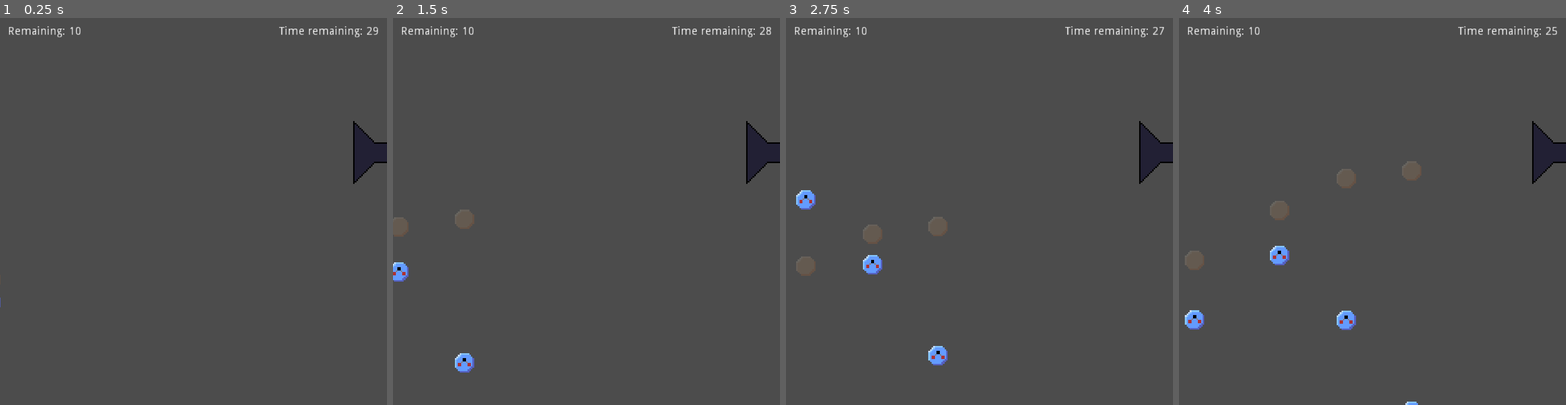
Above: before the commit, frames 1-4 (left to right).
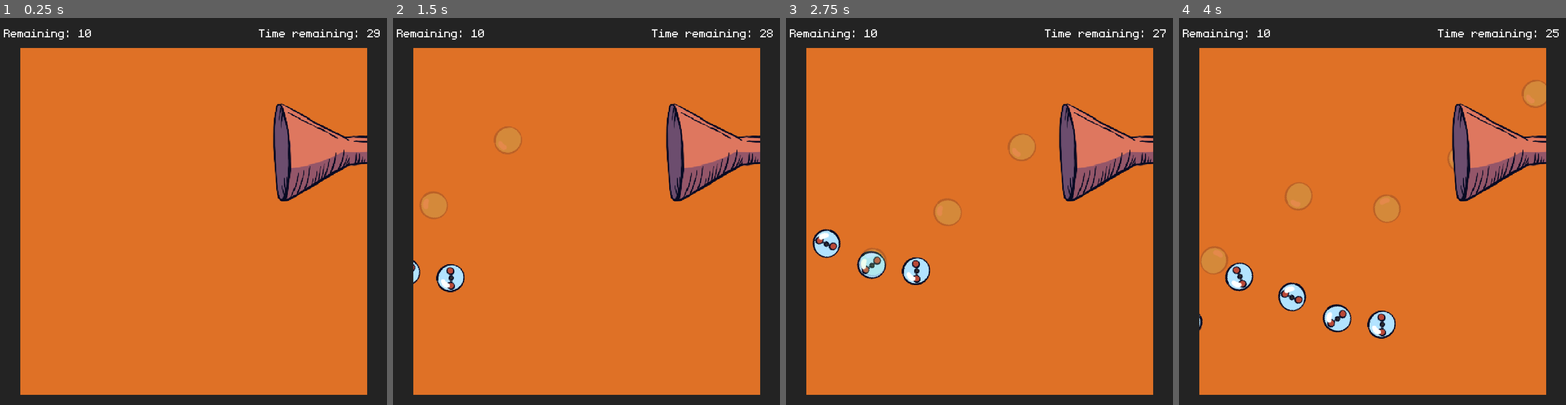
Above: after the commit, the same moments.

Repository: alessandrobason/ASGJam
Game: Godot game, scene res://Scenes/Funnel.tscn
Same seed, same stepped clock (60 frames per second), same inputs: the game is played once before the commit and once after it. The project has no main scene, so this scene is started directly.
Inputs (mouse positions are in pixels of both pictures, inside the frame that each line leads up to):
- Up to frame 1 (0.25 s): no input
- Up to frame 2 (1.5 s): move the mouse to (671, 192) at 0.52 s; click (671, 192) at 0.6 s; move the mouse to (509, 230) at 1.27 s; click (509, 230) at 1.35 s
- Up to frame 3 (2.75 s): move the mouse to (1018, 126) at 2.02 s; hold Space (space_bar) from 2.03 s (still down); click (1018, 126) at 2.3 s
- Up to frame 4 (4 s): move the mouse to (1353, 288) at 2.77 s; release Space (space_bar) at 2.78 s; click (1353, 288) at 2.85 s; move the mouse to (1488, 269) at 3.52 s; click (1488, 269) at 3.6 s

The runs differ from the first frame. In frame 1, 100% of the frame differs, in the area x 0-100%, y 0-100%; in frame 2, 100%; in frame 3, 100%; in frame 4, 100%.

Commit message:
fonts + textures

Diff:
--- /dev/null
+++ b/game/Assets/Fonts/monogram.tres
@@ -0,0 +1,7 @@
+[gd_resource type="DynamicFont" load_steps=2 format=2]
+
+[ext_resource path="res://Assets/Fonts/monogram.ttf" type="DynamicFontData" id=1]
+
+[resource]
+size = 48
+font_data = ExtResource( 1 )
--- /dev/null
+++ b/game/Assets/alessandro/pipes_tileset.tres
@@ -0,0 +1,34 @@
+[gd_resource type="TileSet" load_steps=3 format=2]
+
+[ext_resource path="res://Assets/Textures/pipe.png" type="Texture" id=1]
+[ext_resource path="res://Assets/Textures/pipe_angle.png" type="Texture" id=2]
+
+[resource]
+0/name = "pipe.png 0"
+0/texture = ExtResource( 1 )
+0/tex_offset = Vector2( 0, 0 )
+0/modulate = Color( 1, 1, 1, 1 )
+0/region = Rect2( 0, 0, 64, 64 )
+0/tile_mode = 0
+0/occluder_offset = Vector2( 0, 0 )
+0/navigation_offset = Vector2( 0, 0 )
+0/shape_offset = Vector2( 0, 0 )
+0/shape_transform = Transform2D( 1, 0, 0, 1, 0, 0 )
+0/shape_one_way = false
+0/shape_one_way_margin = 0.0
+0/shapes = [  ]
+0/z_index = 0
+1/name = "pipe_angle.png 1"
+1/texture = ExtResource( 2 )
+1/tex_offset = Vector2( 0, 0 )
+1/modulate = Color( 1, 1, 1, 1 )
+1/region = Rect2( 0, 0, 64, 64 )
+1/tile_mode = 0
+1/occluder_offset = Vector2( 0, 0 )
+1/navigation_offset = Vector2( 0, 0 )
+1/shape_offset = Vector2( 0, 0 )
+1/shape_transform = Transform2D( 1, 0, 0, 1, 0, 0 )
+1/shape_one_way = false
+1/shape_one_way_margin = 0.0
+1/shapes = [  ]
+1/z_index = 0
--- a/game/Scenes/Funnel.tscn
+++ b/game/Scenes/Funnel.tscn
@@ -1,69 +1,90 @@
-[gd_scene load_steps=6 format=2]
+[gd_scene load_steps=8 format=2]
 
-[ext_resource path="res://Assets/Textures/funnel.png" type="Texture" id=1]
+[ext_resource path="res://Assets/Textures/funnel_drawn.png" type="Texture" id=1]
 [ext_resource path="res://Scenes/prefabs/molecule_manager.tscn" type="PackedScene" id=2]
 [ext_resource path="res://Scripts/funnel/spawner rect.gd" type="Script" id=3]
 [ext_resource path="res://Scripts/funnel/FunnelMain.gd" type="Script" id=4]
+[ext_resource path="res://Assets/Fonts/monogram.tres" type="DynamicFont" id=5]
+[ext_resource path="res://Assets/Textures/background_furnace.png" type="Texture" id=6]
 
 [sub_resource type="RectangleShape2D" id=1]
-extents = Vector2( 3.79886, 37.3411 )
+extents = Vector2( 24.7097, 129.242 )
 
 [node name="Funnel" type="Node2D"]
 script = ExtResource( 4 )
 
-[node name="SpawnerRect" type="ColorRect" parent="."]
+[node name="GridContainer" type="GridContainer" parent="."]
+margin_left = 10.0
+margin_top = 19.0
+margin_right = 984.0
+margin_bottom = 126.0
+columns = 2
+__meta__ = {
+"_edit_use_anchors_": false
+}
+
+[node name="score" type="Label" parent="GridContainer"]
+margin_right = 628.0
+margin_bottom = 38.0
+size_flags_horizontal = 3
+custom_fonts/font = ExtResource( 5 )
+text = "Remaining: 30"
+__meta__ = {
+"_edit_use_anchors_": false
+}
+
+[node name="time" type="Label" parent="GridContainer"]
+margin_left = 632.0
+margin_right = 974.0
+margin_bottom = 38.0
+custom_fonts/font = ExtResource( 5 )
+text = "Time Remaining: 100"
+align = 2
+__meta__ = {
+"_edit_use_anchors_": false
+}
+
+[node name="Control" type="Control" parent="."]
+margin_left = 52.0
+margin_top = 78.0
+margin_right = 948.0
+margin_bottom = 974.0
+rect_clip_content = true
+__meta__ = {
+"_edit_use_anchors_": false
+}
+
+[node name="background_furnace" type="Sprite" parent="Control"]
+z_index = -1
+texture = ExtResource( 6 )
+centered = false
+
+[node name="SpawnerRect" type="ColorRect" parent="Control"]
 anchor_right = 1.0
 anchor_bottom = 1.0
-margin_left = -29.9955
-margin_top = 248.285
-margin_right = -5.99548
-margin_bottom = 355.285
+margin_left = -127.0
+margin_top = 353.0
+margin_right = -963.0
+margin_bottom = -159.0
 color = Color( 1, 0, 0, 0.305882 )
 script = ExtResource( 3 )
 __meta__ = {
 "_edit_use_anchors_": false
 }
 molecule_scene = ExtResource( 2 )
+max_spawn_time = 1.0
+min_spawn_time = 0.5
 
-[node name="Funnel" type="Area2D" parent="."]
-position = Vector2( 416, 128 )
+[node name="Funnel" type="Area2D" parent="Control"]
+position = Vector2( 650.084, 139.892 )
 
-[node name="CollisionShape2D" type="CollisionShape2D" parent="Funnel"]
-position = Vector2( 22.668, 40 )
-shape = SubResource( 1 )
-
-[node name="funnel" type="Sprite" parent="Funnel"]
+[node name="funnel" type="Sprite" parent="Control/Funnel"]
 scale = Vector2( 2, 2 )
 texture = ExtResource( 1 )
 centered = false
 
-[node name="GridContainer" type="GridContainer" parent="."]
-margin_left = 10.0
-margin_top = 10.0
-margin_right = 470.0
-margin_bottom = 24.0
-columns = 2
-__meta__ = {
-"_edit_use_anchors_": false
-}
+[node name="CollisionShape2D" type="CollisionShape2D" parent="Control/Funnel"]
+position = Vector2( 27.5679, 131.763 )
+shape = SubResource( 1 )
 
-[node name="score" type="Label" parent="GridContainer"]
-margin_right = 321.0
-margin_bottom = 14.0
-size_flags_horizontal = 3
-text = "Remaining: 30"
-__meta__ = {
-"_edit_use_anchors_": false
-}
-
-[node name="time" type="Label" parent="GridContainer"]
-margin_left = 325.0
-margin_right = 460.0
-margin_bottom = 14.0
-text = "Time Remaining: 100"
-align = 2
-__meta__ = {
-"_edit_use_anchors_": false
-}
-
-[connection signal="body_entered" from="Funnel" to="." method="_on_Funnel_body_entered"]
+[connection signal="body_entered" from="Control/Funnel" to="." method="_on_Funnel_body_entered"]
--- a/game/Scenes/Pipes.tscn
+++ b/game/Scenes/Pipes.tscn
@@ -1,17 +1,18 @@
-[gd_scene load_steps=7 format=2]
+[gd_scene load_steps=8 format=2]
 
-[ext_resource path="res://Assets/Textures/pipe.png" type="Texture" id=1]
-[ext_resource path="res://Assets/Textures/pipe_angle.png" type="Texture" id=2]
+[ext_resource path="res://Assets/Textures/pipe_angle_drawn.png" type="Texture" id=1]
+[ext_resource path="res://Assets/Textures/pipe_drawn.png" type="Texture" id=2]
 [ext_resource path="res://Scripts/pipes/TileMap.gd" type="Script" id=3]
 [ext_resource path="res://Assets/Textures/grid.png" type="Texture" id=4]
 [ext_resource path="res://Scripts/pipes/Pipes.gd" type="Script" id=5]
+[ext_resource path="res://Assets/Fonts/monogram.tres" type="DynamicFont" id=6]
 
 [sub_resource type="TileSet" id=1]
-0/name = "pipe.png 0"
-0/texture = ExtResource( 1 )
+0/name = "pipe_drawn.png 0"
+0/texture = ExtResource( 2 )
 0/tex_offset = Vector2( 0, 0 )
 0/modulate = Color( 1, 1, 1, 1 )
-0/region = Rect2( 0, 0, 64, 64 )
+0/region = Rect2( 0, 0, 128, 128 )
 0/tile_mode = 0
 0/occluder_offset = Vector2( 0, 0 )
 0/navigation_offset = Vector2( 0, 0 )
@@ -21,11 +22,11 @@
 0/shape_one_way_margin = 0.0
 0/shapes = [  ]
 0/z_index = 0
-1/name = "pipe_angle.png 1"
-1/texture = ExtResource( 2 )
+1/name = "pipe_angle_drawn.png 1"
+1/texture = ExtResource( 1 )
 1/tex_offset = Vector2( 0, 0 )
 1/modulate = Color( 1, 1, 1, 1 )
-1/region = Rect2( 0, 0, 64, 64 )
+1/region = Rect2( 0, 0, 128, 128 )
 1/tile_mode = 0
 1/occluder_offset = Vector2( 0, 0 )
 1/navigation_offset = Vector2( 0, 0 )
@@ -41,7 +42,7 @@
 time = 120.0
 
 [node name="game" type="Node2D" parent="."]
-position = Vector2( 16, 32 )
+position = Vector2( 52, 78 )
 __meta__ = {
 "_edit_group_": true
 }
@@ -49,19 +50,21 @@
 [node name="grid" type="Sprite" parent="game"]
 texture = ExtResource( 4 )
 centered = false
+offset = Vector2( -2, -2 )
 
 [node name="TileMap" type="TileMap" parent="game"]
 tile_set = SubResource( 1 )
+cell_size = Vector2( 128, 128 )
 format = 1
 script = ExtResource( 3 )
 
 [node name="time" type="Label" parent="."]
-margin_left = 16.0
-margin_top = 8.0
-margin_right = 145.0
-margin_bottom = 24.0
+margin_left = 51.0
+margin_top = 17.2356
+margin_right = 393.0
+margin_bottom = 55.2356
+custom_fonts/font = ExtResource( 6 )
 text = "Time Remaining: 100"
-align = 2
 __meta__ = {
 "_edit_use_anchors_": false
 }
--- a/game/Scenes/prefabs/co2_molecule.tscn
+++ b/game/Scenes/prefabs/co2_molecule.tscn
@@ -1,7 +1,7 @@
 [gd_scene load_steps=3 format=2]
 
 [ext_resource path="res://Scenes/prefabs/molecule.tscn" type="PackedScene" id=1]
-[ext_resource path="res://Assets/Textures/co2_molecule.png" type="Texture" id=2]
+[ext_resource path="res://Assets/Textures/co2_molecule_drawn.png" type="Texture" id=2]
 
 [node name="co2_molecule" instance=ExtResource( 1 )]
 molecule_type = 2
--- a/game/Scenes/prefabs/liquid_molecule.tscn
+++ b/game/Scenes/prefabs/liquid_molecule.tscn
@@ -1,7 +1,7 @@
 [gd_scene load_steps=3 format=2]
 
 [ext_resource path="res://Scenes/prefabs/molecule.tscn" type="PackedScene" id=1]
-[ext_resource path="res://Assets/Textures/liquid_molecule.png" type="Texture" id=2]
+[ext_resource path="res://Assets/Textures/liquid_molecule_drawn.png" type="Texture" id=2]
 
 [node name="liquid_molecule" instance=ExtResource( 1 )]
 collision_layer = 2
--- a/game/Scenes/prefabs/molecule.tscn
+++ b/game/Scenes/prefabs/molecule.tscn
@@ -3,7 +3,7 @@
 [ext_resource path="res://Scripts/funnel/molecule.gd" type="Script" id=1]
 
 [sub_resource type="CircleShape2D" id=1]
-radius = 8.0
+radius = 20.0
 
 [node name="molecule" type="KinematicBody2D"]
 scale = Vector2( 2, 2 )
@@ -11,9 +11,10 @@
 __meta__ = {
 "_edit_group_": true
 }
-hor_velocity = 80.0
-down_velocity = 60.0
-scale_speed = 4.0
+hor_velocity = 200.0
+up_velocity = 120.0
+down_velocity = 120.0
+scale_speed = 8.0
 
 [node name="sprite" type="Sprite" parent="."]
 z_index = -1
--- a/game/Scenes/prefabs/molecule_manager.tscn
+++ b/game/Scenes/prefabs/molecule_manager.tscn
@@ -10,6 +10,8 @@
 
 [node name="liquid_molecule" parent="." instance=ExtResource( 1 )]
 modulate = Color( 1, 1, 1, 0.168627 )
+hor_velocity = 250.0
 molecule_drag = 50.0
 
 [node name="co2_molecule" parent="." instance=ExtResource( 2 )]
+hor_velocity = 150.0
--- a/game/Scripts/funnel/spawner rect.gd
+++ b/game/Scripts/funnel/spawner rect.gd
@@ -4,13 +4,15 @@
 export(PackedScene) var molecule_scene
 onready var funnel = get_node("../Funnel")
 
-export var max_spawn_time := 1.5
-export var min_spawn_time := 0.5
+export var max_spawn_time := 3.5
+export var min_spawn_time := 2.0
 var timer := 0.0
+var rng = RandomNumberGenerator.new()
 
 func _ready():
 	if not Engine.editor_hint:
 		visible = false
+		rng.randomize()
 
 func _process(delta):
 	if not Engine.editor_hint:
@@ -20,13 +22,15 @@
 
 func spawn():
 	reset_timer()
-	var y = rand_range(0.0, rect_size.y)
+	var y = rng.randf_range(0.0, rect_size.y)
+	var rot = rng.randf_range(0.0, 360.0)
 	print("spawning at %d" % y)
 
 	var new_molecule = molecule_scene.instance()
 
 	new_molecule.position = rect_position
 	new_molecule.position.y += y
+	new_molecule.rotation_degrees = rot
 	var co2_mol = new_molecule.get_child(1)
 	var error = funnel.connect("body_entered", co2_mol, "_on_Area2D_body_entered")
 	assert(error == 0)
--- a/game/Scripts/pipes/TileMap.gd
+++ b/game/Scripts/pipes/TileMap.gd
@@ -10,7 +10,8 @@
 
 var mouse_offset := Vector2(0, 0)
 var mouse_in := false
-var current_cell := Rect2(0, 0, 64, 64)
+const tile_size := 128.0
+var current_cell := Rect2(0, 0, tile_size, tile_size)
 
 var possible_paths = [
 	[[0, true, false, true], [-1, false, false, false], [-1, false, false, false], [-1, false, false, false], [-1, false,  …(1147 unchanged characters)…
@@ -34,12 +35,12 @@
 	if mouse_in:
 		# get the cell from the mouse position
 		var mouse_pos = get_viewport().get_mouse_position() - mouse_offset
-		var rel_pos = (mouse_pos / 64.0).floor()
+		var rel_pos = (mouse_pos / tile_size).floor()
 		var cell = get_cell(rel_pos.x, rel_pos.y)
 
 		# if it is a valid cell
 		if cell != INVALID_CELL:
-			current_cell.position = rel_pos * 64.0
+			current_cell.position = rel_pos * tile_size
 			update()
 			if Input.is_action_just_pressed("mouse_l"):
 				if is_modifiable(rel_pos.x, rel_pos.y):
@@ -58,10 +59,15 @@
 	draw_rect(current_cell, Color(0.8, 0.8, 0.1, 0.3))
 
 func check_path():
-	var wasx := 0
-	var wasy := -1
 	var x := 0
 	var y := 0
+	var wasx := 0
+	var wasy := 0
+	var r = get_cell_rotation(x, y)
+	if r == PipeRotation.Deg0 or r == PipeRotation.Deg180:
+		wasx = -1
+	else:
+		wasy = -1
 	var count := 0
 
 	while(count < 20):
@@ -90,7 +96,9 @@
 	if cell == PipeType.Straight:
 		match rot:
 			PipeRotation.Deg0, PipeRotation.Deg180:
-				if y != wasy: return FAILED
+				if y != wasy:
+#					print("-> ", [x, y, wasx, wasy, cell, rot])
+					return FAILED
 				return PoolIntArray([x - wasx, 0])
 			PipeRotation.Deg90, PipeRotation.Deg270:
 				if x != wasx: return FAILED
@@ -98,22 +106,31 @@
 	elif cell == PipeType.Angle:
 		match rot:
 			PipeRotation.Deg0:
-				if wasx < x or wasy < y: return FAILED
+				if wasx < x or wasy < y:
+#					print("-> ", [x, y, wasx, wasy, cell, rot])
+					return FAILED
 				if wasx > x: return PoolIntArray(DOWN)
 				else: return PoolIntArray(RIGHT)
 			PipeRotation.Deg90:
-				if wasx > x or wasy < y: return FAILED
+				if wasx > x or wasy < y:
+#					print("-> ", [x, y, wasx, wasy, cell, rot])
+					return FAILED
 				if wasx < x: return PoolIntArray(DOWN)
 				else: return PoolIntArray(LEFT)
 			PipeRotation.Deg180:
-				if wasx > x or wasy > y: return FAILED
+				if wasx > x or wasy > y:
+#					print("-> ", [x, y, wasx, wasy, cell, rot])
+					return FAILED
 				if wasx < x: return PoolIntArray(UP)
 				else: return PoolIntArray(LEFT)
 			PipeRotation.Deg270:
-				if wasx < x or wasy > y: return FAILED
+				if wasx < x or wasy > y:
+#					print("-> ", [x, y, wasx, wasy, cell, rot])
+					return FAILED
 				if wasx > x: return PoolIntArray(UP)
 				else: return PoolIntArray(RIGHT)
 
+#	print("||-> ", [x, y, wasx, wasy, cell, rot])
 	return FAILED
 
 func get_cell_rotation(x, y):
@@ -132,6 +149,8 @@
 
 func make_random_path():
 	var index: int = rng.randi() % len(possible_paths)
+	print("path ", index)
+	index = 5
 	var path = possible_paths[index]
 
 	var w := int(map_size.x)
--- a/game/project.godot
+++ b/game/project.godot
@@ -25,10 +25,8 @@
 
 [display]
 
-window/size/width=480
-window/size/height=480
-window/size/test_width=800
-window/size/test_height=800
+window/size/width=1000
+window/size/height=1000
 window/stretch/mode="2d"
 window/stretch/aspect="keep"
 
@@ -54,4 +52,5 @@
 quality/driver/driver_name="GLES2"
 vram_compression/import_etc=true
 vram_compression/import_etc2=false
+environment/default_clear_color=Color( 0.137255, 0.137255, 0.137255, 1 )
 environment/default_environment="res://default_env.tres"
Binary file added: game/Assets/Fonts/Artbook-Regular.ttf
Binary file added: game/Assets/Fonts/monogram.ttf
Binary file added: game/Assets/Textures/background_furnace.png
Not shown, added: game/Assets/Textures/background_furnace.png.import
Binary file added: game/Assets/Textures/co2_molecule_drawn.png
Not shown, added: game/Assets/Textures/co2_molecule_drawn.png.import
Binary file added: game/Assets/Textures/funnel_drawn.png
Not shown, added: game/Assets/Textures/funnel_drawn.png.import
Binary file changed: game/Assets/Textures/grid.png
Binary file added: game/Assets/Textures/liquid_molecule_drawn.png
Not shown, added: game/Assets/Textures/liquid_molecule_drawn.png.import
Binary file added: game/Assets/Textures/pipe_angle_drawn.png
(and 3 more such lines)
